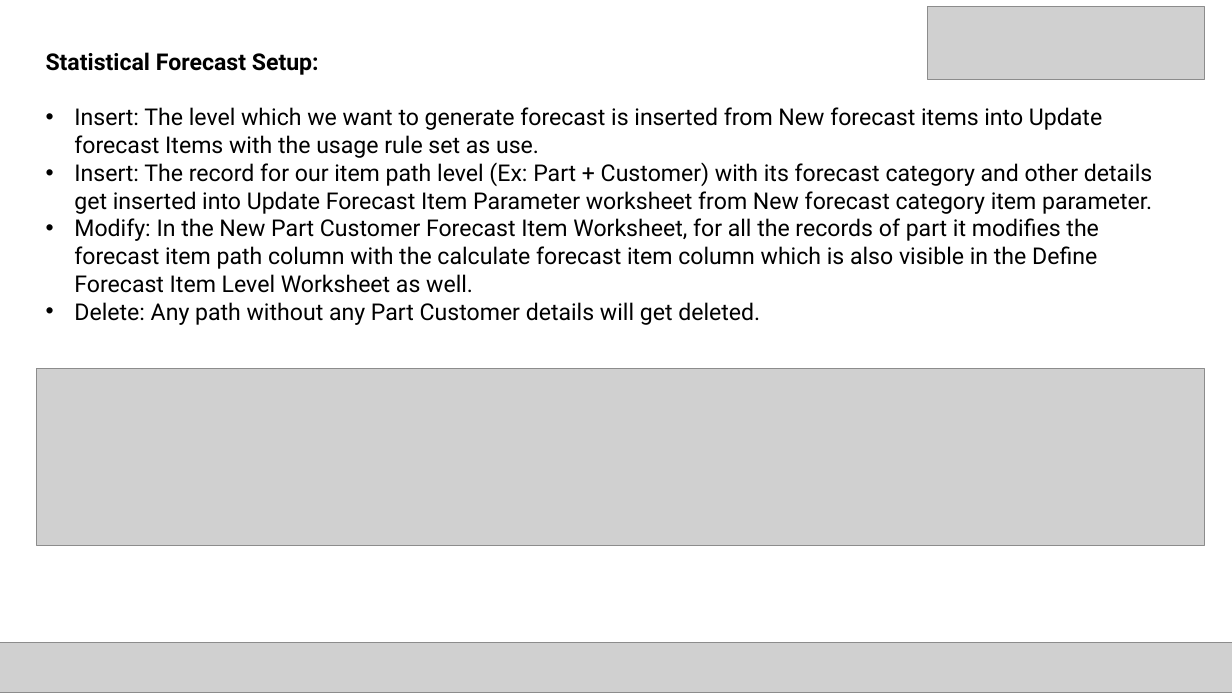
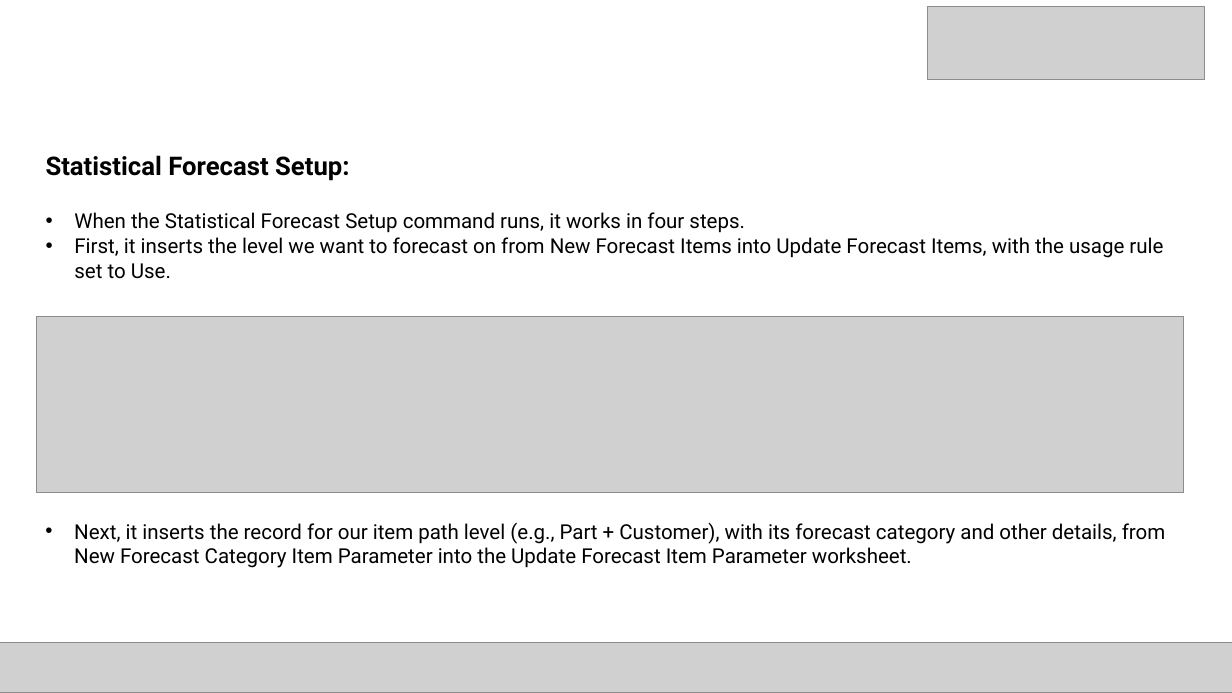
Before and after one commit to anushkundu/AI-business-report-generator, a slide deck: slide 7 of DP1 (2).pptx (slide 6 before the commit). Drawn at 1232x693 pixels with LibreOffice and Linux fonts; fonts in the diff are those of the drawing; grey boxes stand for pictures. Boxes give left, top, right and bottom in pixels: in the first picture for what was removed or moved away, otherwise in the second. Text is boxed around its words. In the diff, an @@ line names an element or a change of style, - is before the commit and + after.

```diff
--- a/DP1 (2).pptx
+++ b/DP1 (2).pptx
@@ text "Statistical Forecast Setup:": place and size @@
-text "Statistical Forecast Setup:" at <box>46,52,1152,325</box>
+text "Statistical Forecast Setup:" at <box>46,155,1163,279</box>
@@ text at <box>46,155,349,181</box>: size 18 to 20 pt in "Statistical Forecast Setup:" @@
@@ text at <box>74,212,1163,279</box>: text changed; size 18 to 16 pt @@
-• Insert: The level which we want to generate forecast is inserted from New forecast items into Update forecast Items with the usage rule set as use.
-• Insert: The record for our item path level (Ex: Part + Customer) with its forecast category and other details get inserted into Update Forecast Item Parameter worksheet from New forecast category item parameter.
-• Modify: In the New Part Customer Forecast Item Worksheet, for all the records of part it modifies the forecast item path column with the calculate forecast item column which is also visible in the Define Forecast Item Level Worksheet as well.
-• Delete: Any path without any Part Customer details will get deleted.
+• When the Statistical Forecast Setup command runs, it works in four steps.
+• First, it inserts the level we want to forecast on from New Forecast Items into Update Forecast Items, with the usage rule set to Use.
@@ picture: place and size @@
-picture at <box>36,369,1204,545</box>
+picture at <box>37,316,1185,493</box>
@@ text added at <box>74,522,1165,568</box>, 16 pt, text #000000 @@
+• Next, it inserts the record for our item path level (e.g., Part + Customer), with its forecast category and other details, from New Forecast Category Item Parameter into the Update Forecast Item Parameter worksheet.
```
Also in this commit, not shown: 28 other slides changed, 10 slides added, 3 slides removed.
